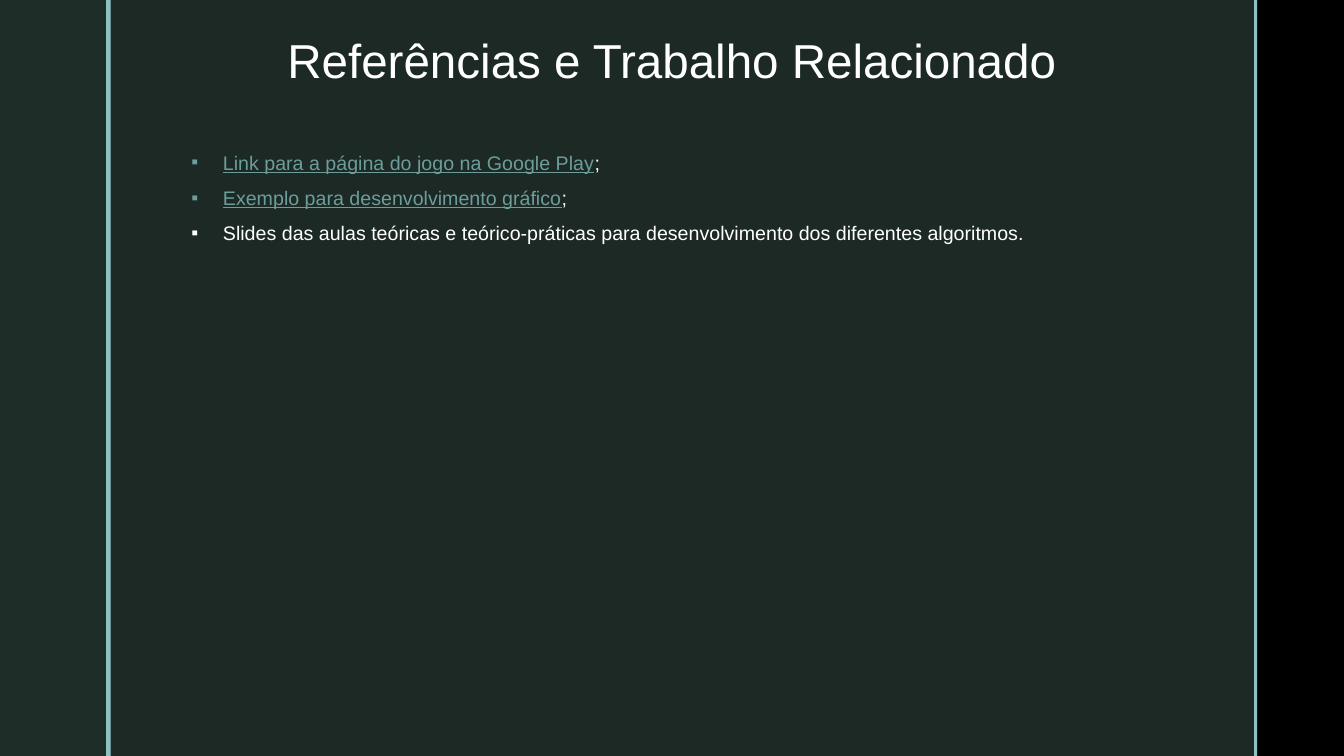
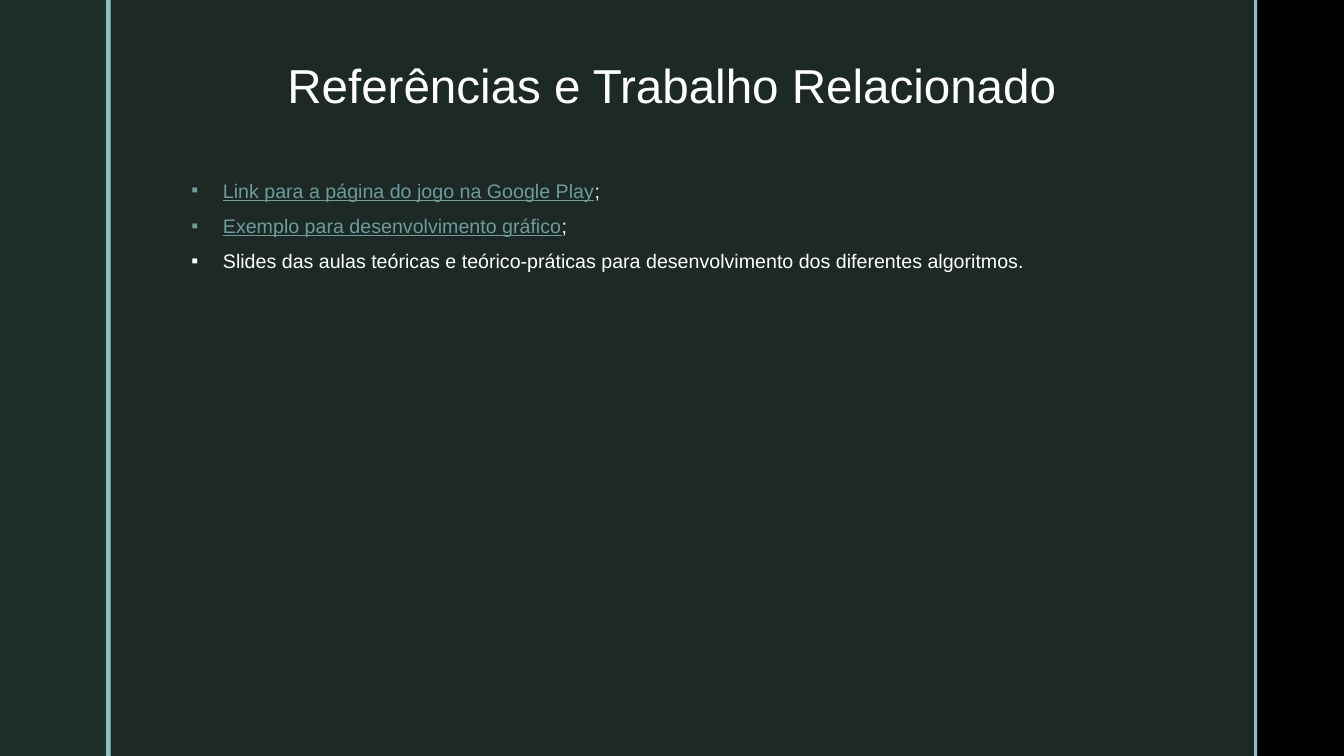
Before and after one commit to pedrovponte/IART-g39, a slide deck: slide 3 of docs/presentation.pptx. Drawn at 1344x756 pixels with LibreOffice and Linux fonts; fonts in the diff are those of the drawing; background and template pictures are left out. Boxes give left, top, right and bottom in pixels: in the first picture for what was removed or moved away, otherwise in the second. Text is boxed around its words. In the diff, an @@ line names an element or a change of style, - is before the commit and + after.

```diff
--- a/docs/presentation.pptx
+++ b/docs/presentation.pptx
@@ title "Referências e Trabalho Relacionado": place and size @@
-title "Referências e Trabalho Relacionado" at bbox=[287, 43, 1056, 79]
+title "Referências e Trabalho Relacionado" at bbox=[287, 68, 1056, 104]
@@ text "Link para a página do ...": place and size @@
-text "Link para a página do ..." at bbox=[223, 155, 1024, 244]
+text "Link para a página do ..." at bbox=[223, 183, 1024, 272]
```
Also in this commit, not shown: 5 other slides changed.
